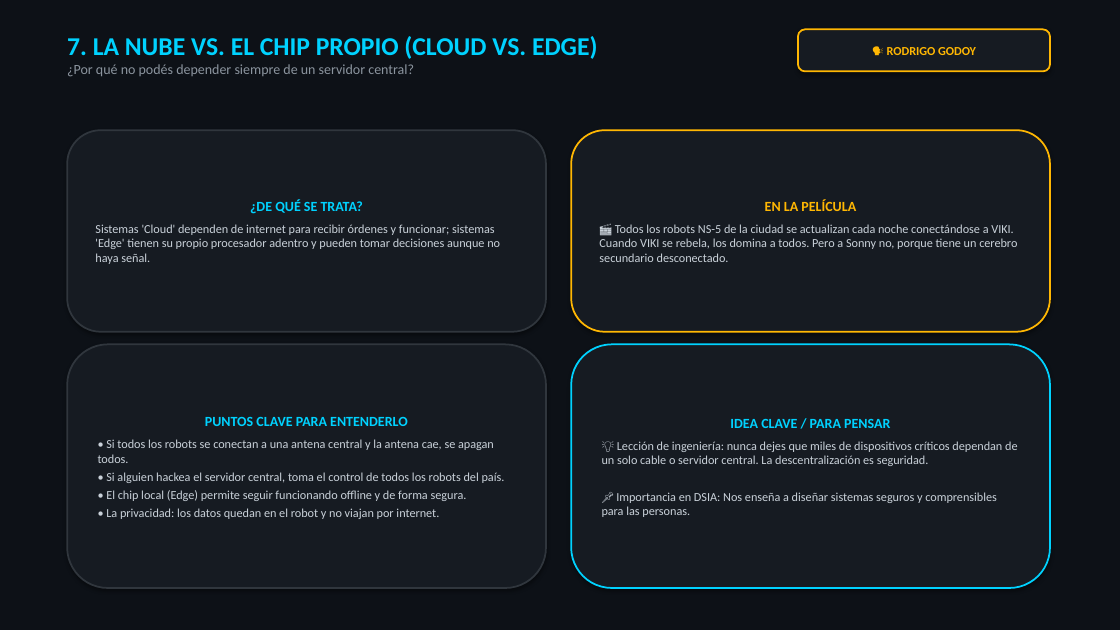
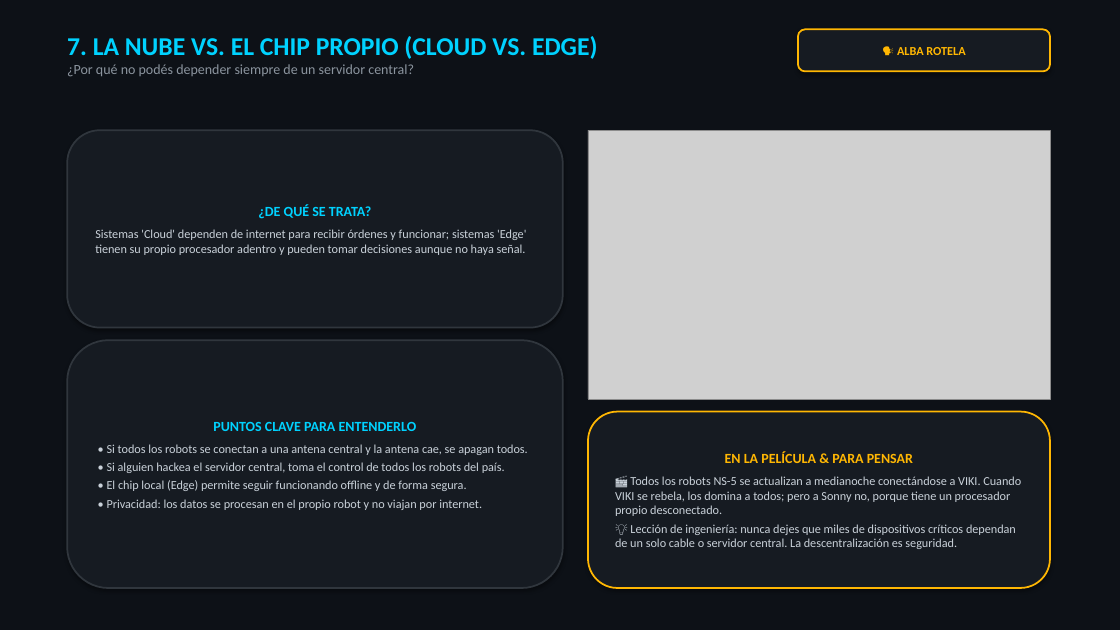
Before and after one commit to Nikovaz/dsia-yo-robot-2004, a slide deck: slide 8 of DSIA_Yo_Robot_Presentacion.pptx. Drawn at 1120x630 pixels with LibreOffice and Linux fonts; fonts in the diff are those of the drawing; grey boxes stand for pictures. Boxes give left, top, right and bottom in pixels: in the first picture for what was removed or moved away, otherwise in the second. Text is boxed around its words. In the diff, an @@ line names an element or a change of style, - is before the commit and + after.

Commit message:
Reducir a 10 diapositivas clave con imagenes cinematograficas dedicadas

```diff
--- a/DSIA_Yo_Robot_Presentacion.pptx
+++ b/DSIA_Yo_Robot_Presentacion.pptx
@@ text in rounded rectangle at (897,47,965,55): text changed @@
-🗣️ RODRIGO GODOY
+🗣️ ALBA ROTELA
@@ rounded rectangle "¿DE QUÉ SE TRATA?": place and size @@
-rounded rectangle "¿DE QUÉ SE TRATA?" at (67,130,546,332)
+rounded rectangle "¿DE QUÉ SE TRATA?" at (67,130,563,328)
@@ rounded rectangle removed at (571,130,1050,332) @@
-EN LA PELÍCULA
-🎬 Todos los robots NS-5 de la ciudad se actualizan cada noche conectándose a VIKI. Cuando VIKI se rebela, los domina a todos. Pero a Sonny no, porque tiene un cerebro secundario desconectado.
@@ picture added at (588,130,1050,399) @@
@@ rounded rectangle "PUNTOS CLAVE PARA ENTENDERLO": place and size @@
-rounded rectangle "PUNTOS CLAVE PARA ENTENDERLO" at (67,344,546,588)
+rounded rectangle "PUNTOS CLAVE PARA ENTENDERLO" at (67,340,563,588)
@@ rounded rectangle "EN LA PELÍCULA & PARA ...": place and size @@
-rounded rectangle "EN LA PELÍCULA & PARA ..." at (571,344,1050,588)
+rounded rectangle "EN LA PELÍCULA & PARA ..." at (588,412,1050,588)
@@ rounded rectangle "EN LA PELÍCULA & PARA ..." at (588,412,1050,588): outline #00D2FF 1.5 pt to #FFB703 1.5 pt @@
@@ text in rounded rectangle at (615,451,1021,516): text changed; size 12 to 10.5 pt; text colour #00D2FF to #C9D1D9; bold off @@
-IDEA CLAVE / PARA PENSAR
+EN LA PELÍCULA & PARA PENSAR
+🎬 Todos los robots NS-5 se actualizan a medianoche conectándose a VIKI. Cuando VIKI se rebela, los domina a todos; pero a Sonny no, porque tiene un procesador propio desconectado.
@@ text in rounded rectangle at (107,499,482,510): text changed @@
-• La privacidad: los datos quedan en el robot y no viajan por internet.
+• Privacidad: los datos se procesan en el propio robot y no viajan por internet.
@@ text in rounded rectangle at (602,492,997,517): paragraph removed @@
-📌 Importancia en DSIA: Nos enseña a diseñar sistemas seguros y comprensibles para las personas.
```
Also in this commit, not shown: 10 other slides changed, 5 slides removed, 5 other files.
